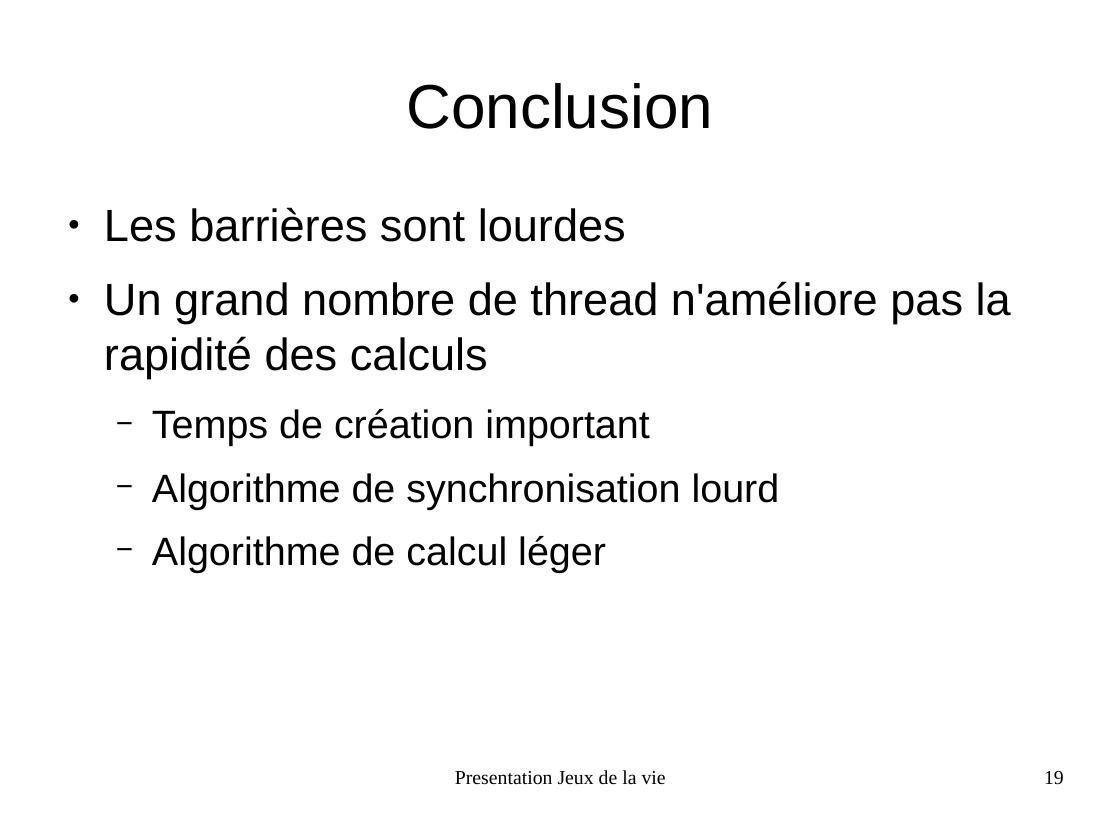
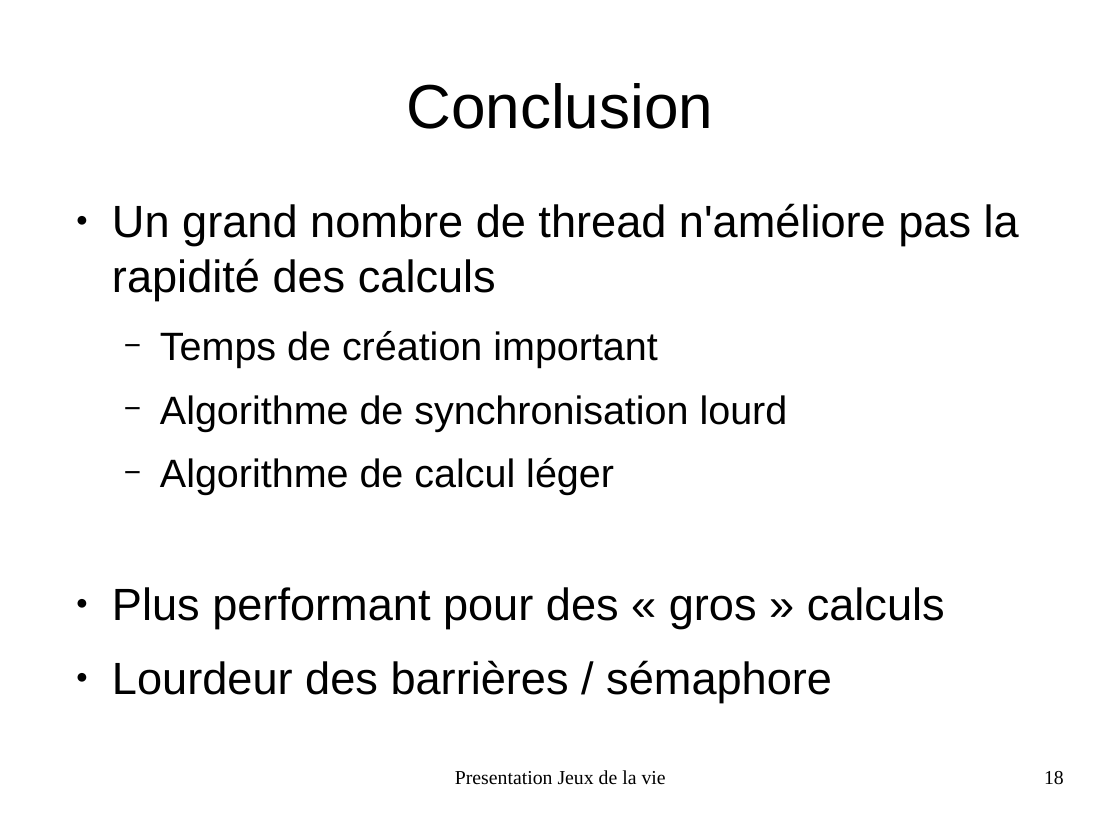
Before and after one commit to FabienInspiron/lifegame, a slide deck: slide 18 of Rapport/Presentation.odp (slide 19 before the commit). Drawn at 1120x840 pixels with LibreOffice and Linux fonts; fonts in the diff are those of the drawing. Boxes give left, top, right and bottom in pixels: in the first picture for what was removed or moved away, otherwise in the second. Text is boxed around its words. In the diff, an @@ line names an element or a change of style, - is before the commit and + after.

```diff
--- a/Rapport/Presentation.odp
+++ b/Rapport/Presentation.odp
@@ text "Un grand nombre de thread ...": place and size @@
-text "Un grand nombre de thread ..." at (104, 207, 1011, 573)
+text "Un grand nombre de thread ..." at (112, 203, 1019, 702)
@@ text at (104, 207, 626, 242): paragraph removed @@
-● Les barrières sont lourdes
@@ text at (112, 587, 945, 702): paragraphs added @@
+● Plus performant pour des « gros » calculs
+● Lourdeur des barrières / sémaphore
@@ page number at (1044, 771, 1064, 785): text changed @@
-19
+18
```
Also in this commit, not shown: 9 other slides changed, 1 slide removed, 1 other file.
